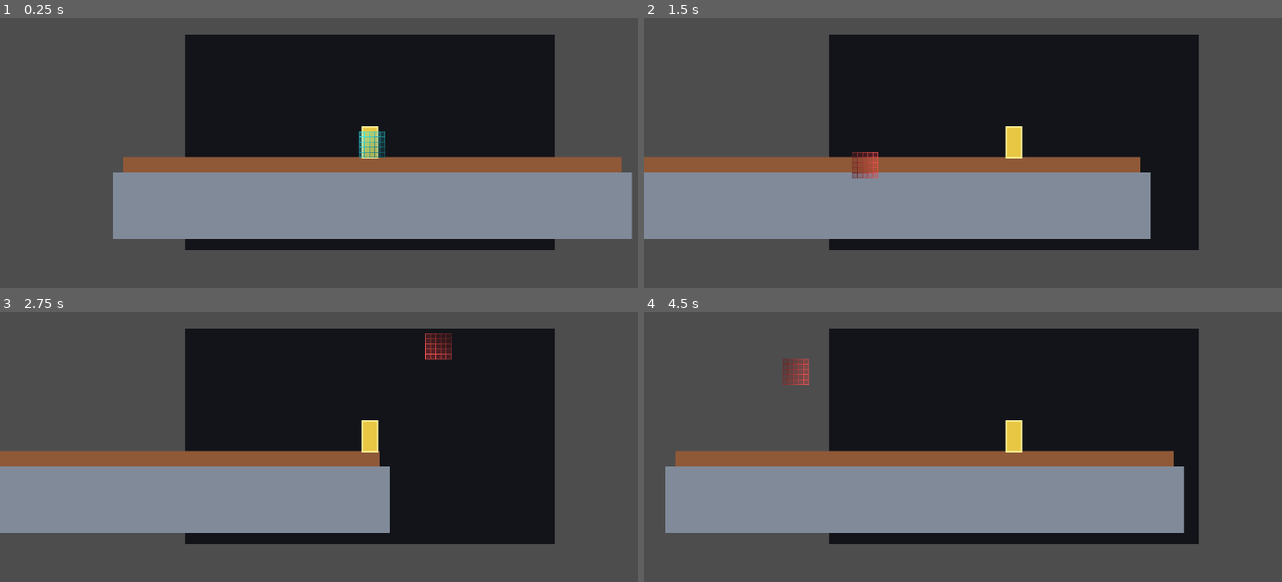
Above: before the commit, frames 1-4 (two rows, left to right).
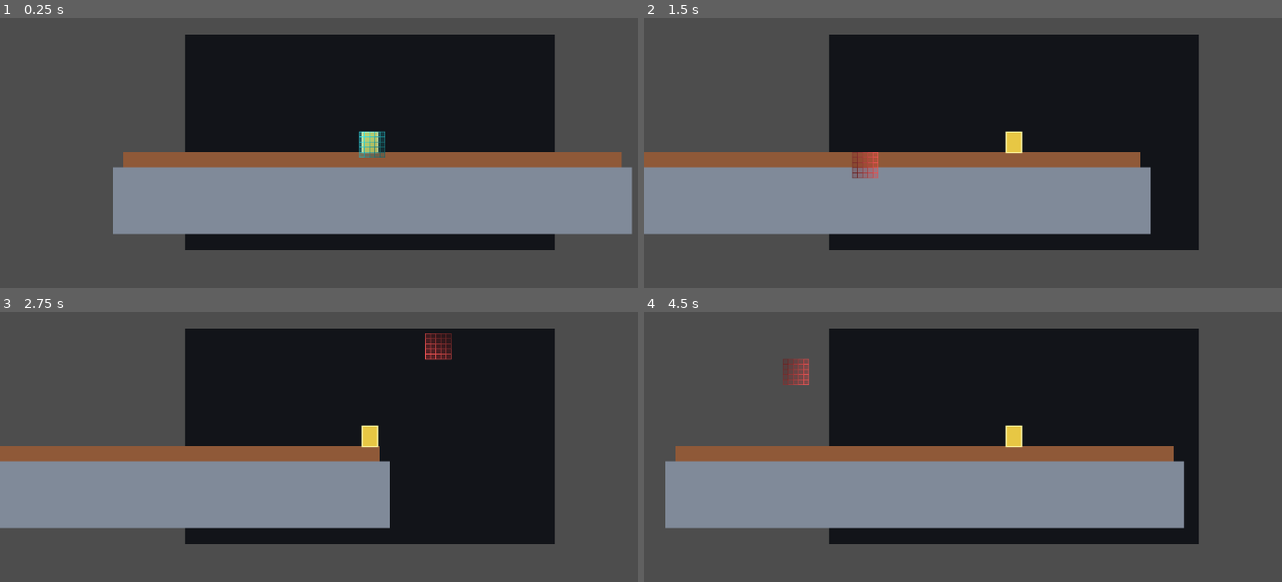
Above: after the commit, the same moments.

Repository: BlissDnD/entitygame
Game: Godot game, scene res://scenes/world/world_scene.tscn
Same seed, same stepped clock (60 frames per second), same inputs: the game is played once before the commit and once after it. This scene is started directly instead of the project's main scene.
Inputs (mouse positions are in pixels of both pictures, inside the frame that each line leads up to):
- Up to frame 1 (0.25 s): no input
- Up to frame 2 (1.5 s): tap Enter at 0.5 s; move the mouse to (1173, 120) at 0.52 s; hold D (move_right) 0.53-1.28 s; click (1173, 120) at 0.67 s; move the mouse to (867, 163) at 1.27 s; hold S (move_down) from 1.28 s (still down)
- Up to frame 3 (2.75 s): tap Space at 2 s; move the mouse to (446, 344) at 2.02 s; release S (move_down) at 2.03 s; hold D (move_right) from 2.03 s (still down)
- Up to frame 4 (4.5 s): move the mouse to (975, 519) at 2.77 s; release D (move_right) at 2.78 s; hold W (move_up) 2.78-3.53 s; click (975, 519) at 2.92 s; move the mouse to (1237, 498) at 3.52 s; hold A (move_left) from 3.53 s (still down); move the mouse to (790, 374) at 4.27 s

The runs differ from the first frame. In frame 1, 5.0% of the frame differs, in the area x 17-100%, y 40-82%; in frame 2, 4.9%; in frame 3, 3.8%; in frame 4, 5.0%, in the area x 3-85%, y 40-82%.

Commit message:
feat: add centralized gameplay tuning system

Diff:
--- a/scenes/world/world_scene.gd
+++ b/scenes/world/world_scene.gd
@@ -1,12 +1,6 @@
 extends Node2D
 
-const VIEW_CELLS_X := 72
-const VIEW_CELLS_Y := 42
-const PLAYER_SPEED := 260.0
-const JUMP_VELOCITY := -360.0
-const GRAVITY := 980.0
-const MINING_RANGE_CELLS := 12.0
-
+const GameplayTuningClass = preload("res://systems/config/gameplay_tuning.gd")
 const WorldConstantsClass = preload("res://systems/world/world_constants.gd")
 const WorldUtilsClass = preload("res://systems/world/world_utils.gd")
 const WorldDataClass = preload("res://systems/world/world_data.gd")
@@ -20,11 +14,11 @@
 var debug_settings: RuntimeDebugSettings = RuntimeDebugSettingsClass.new()
 var world_data: WorldData = WorldDataClass.new()
 var mining_progress_data: MiningProgressData = MiningProgressDataClass.new()
-var player_world_position: Vector2 = Vector2(-12.0, -96.0)
+var player_world_position: Vector2 = GameplayTuningClass.PLAYER_SPAWN_WORLD_POSITION
 var player_velocity: Vector2 = Vector2.ZERO
 var hovered_cell: Vector2i = Vector2i.ZERO
 var mining_center_cell: Vector2i = Vector2i.ZERO
-var debug_enabled: bool = false
+var debug_enabled: bool = GameplayTuningClass.DEBUG_OVERLAY_DEFAULT_ENABLED
 var has_inspected_cell: bool = false
 var inspected_cell: Vector2i = Vector2i.ZERO
 
@@ -94,8 +88,8 @@
 	var cell_size: Vector2i = WorldConstantsClass.CELL_SIZE
 	var view_origin: Vector2 = _get_view_origin_world()
 	var view_size: Vector2 = Vector2(
-		VIEW_CELLS_X * cell_size.x,
-		VIEW_CELLS_Y * cell_size.y
+		GameplayTuningClass.CAMERA_VIEW_CELLS_X * cell_size.x,
+		GameplayTuningClass.CAMERA_VIEW_CELLS_Y * cell_size.y
 	)
 
 	draw_rect(Rect2(view_origin, view_size), Color(0.07, 0.08, 0.1, 1.0), true)
@@ -113,11 +107,11 @@
 	var previous_position: Vector2 = player_world_position
 	var input_axis: float = Input.get_axis("move_left", "move_right")
 
-	player_velocity.x = input_axis * PLAYER_SPEED
-	player_velocity.y += GRAVITY * delta
+	player_velocity.x = input_axis * GameplayTuningClass.PLAYER_MOVE_SPEED
+	player_velocity.y += GameplayTuningClass.PLAYER_GRAVITY * delta
 
 	if Input.is_action_just_pressed("move_up") and _is_player_on_floor():
-		player_velocity.y = JUMP_VELOCITY
+		player_velocity.y = GameplayTuningClass.PLAYER_JUMP_VELOCITY
 
 	_move_player_axis(player_velocity.x * delta, true)
 	_move_player_axis(player_velocity.y * delta, false)
@@ -154,11 +148,15 @@
 			continue
 
 		var falloff_multiplier: float = active_tool_profile.get("mining_falloff_multiplier", 0.45)
-		var order_factor: float = lerpf(
-			1.0,
-			falloff_multiplier,
-			float(index) / float(cell_count)
-		)
+		var order_factor: float = 1.0
+
+		if GameplayTuningClass.MINING_USE_DIRECTIONAL_SPEED_FALLOFF:
+			order_factor = lerpf(
+				1.0,
+				falloff_multiplier,
+				float(index) / float(cell_count)
+			)
+
 		var progress_per_second: float = (debug_settings.mining_power / resistance) * order_factor
 		var progress: float = mining_progress_data.add_progress(cell_position, progress_per_second * delta)
 		changed = true
@@ -202,21 +200,21 @@
 func _draw_player() -> void:
 	var player_rect: Rect2 = Rect2(
 		player_world_position,
-		_get_world_size_from_cells(WorldConstantsClass.PLAYER_SIZE_CELLS)
-	)
-	draw_rect(player_rect, Color(0.98, 0.84, 0.28, 0.92), true)
-	draw_rect(player_rect, Color(1.0, 0.96, 0.62, 1.0), false, 2.0)
+		_get_world_size_from_cells(GameplayTuningClass.PLAYER_SIZE_CELLS)
+	)
+	draw_rect(player_rect, GameplayTuningClass.PLAYER_DEBUG_COLOR, true)
+	draw_rect(player_rect, GameplayTuningClass.PLAYER_DEBUG_OUTLINE_COLOR, false, 2.0)
 
 
 func _draw_mining_range() -> void:
-	var radius_pixels: float = MINING_RANGE_CELLS * WorldConstantsClass.CELL_SIZE.x
+	var radius_pixels: float = GameplayTuningClass.MINING_RANGE_CELLS * WorldConstantsClass.CELL_SIZE.x
 	draw_arc(
 		_get_player_center_world(),
 		radius_pixels,
 		0.0,
 		TAU,
 		96,
-		Color(0.34, 0.66, 1.0, 0.72),
+		GameplayTuningClass.MINING_RANGE_COLOR,
 		1.5
 	)
 
@@ -226,23 +224,27 @@
 		WorldUtilsClass.cell_to_world(hovered_cell),
 		Vector2(WorldConstantsClass.CELL_SIZE)
 	)
-	draw_rect(hovered_rect, Color(1.0, 1.0, 1.0, 0.16), false, 1.0)
+	draw_rect(hovered_rect, GameplayTuningClass.DEBUG_HOVER_CELL_COLOR, false, 1.0)
 
 
 func _draw_mining_preview() -> void:
 	var ordered_cells: Array[Vector2i] = _get_ordered_preview_cells()
 	var cell_count: int = maxi(ordered_cells.size() - 1, 1)
-	var preview_base: Color = Color(0.2, 0.95, 1.0, 0.28)
-	var preview_line: Color = Color(0.2, 0.95, 1.0, 0.95)
+	var preview_base: Color = GameplayTuningClass.MINING_PREVIEW_VALID_FILL_COLOR
+	var preview_line: Color = GameplayTuningClass.MINING_PREVIEW_VALID_OUTLINE_COLOR
 
 	if not _is_mining_target_in_range():
-		preview_base = Color(1.0, 0.25, 0.25, 0.28)
-		preview_line = Color(1.0, 0.35, 0.35, 0.95)
+		preview_base = GameplayTuningClass.MINING_PREVIEW_INVALID_FILL_COLOR
+		preview_line = GameplayTuningClass.MINING_PREVIEW_INVALID_OUTLINE_COLOR
 
 	for index in range(ordered_cells.size()):
 		var cell_position: Vector2i = ordered_cells[index]
 		var traversal_t: float = float(index) / float(cell_count)
-		var brightness: float = lerpf(1.0, 0.42, traversal_t)
+		var brightness: float = lerpf(
+			GameplayTuningClass.MINING_PREVIEW_NEAR_BRIGHTNESS,
+			GameplayTuningClass.MINING_PREVIEW_FAR_BRIGHTNESS,
+			traversal_t
+		)
 		var fill_color: Color = Color(
 			preview_base.r * brightness,
 			preview_base.g * brightness,
@@ -339,7 +341,7 @@
 
 
 func _player_collides_at(test_position: Vector2) -> bool:
-	var player_rect: Rect2 = Rect2(test_position, _get_world_size_from_cells(WorldConstantsClass.PLAYER_SIZE_CELLS))
+	var player_rect: Rect2 = Rect2(test_position, _get_world_size_from_cells(GameplayTuningClass.PLAYER_SIZE_CELLS))
 	var start_cell: Vector2i = WorldUtilsClass.world_to_cell(player_rect.position)
 	var end_cell: Vector2i = WorldUtilsClass.world_to_cell(player_rect.end - Vector2.ONE)
 
@@ -367,21 +369,20 @@
 	world_data.clear()
 	mining_progress_data.clear()
 
-	for x in range(-48, 49):
-		world_data.set_cell(Vector2i(x, 8), WorldConstantsClass.CellType.DIRT)
-		world_data.set_cell(Vector2i(x, 9), WorldConstantsClass.CellType.DIRT)
-		world_data.set_cell(Vector2i(x, 10), WorldConstantsClass.CellType.DIRT)
-
-	for x in range(-50, 51):
-		for y in range(11, 24):
+	for x in range(-GameplayTuningClass.SURFACE_HALF_WIDTH_CELLS, GameplayTuningClass.SURFACE_HALF_WIDTH_CELLS + 1):
+		for y in range(GameplayTuningClass.SURFACE_START_DEPTH, GameplayTuningClass.SURFACE_START_DEPTH + GameplayTuningClass.SURFACE_DEPTH):
+			world_data.set_cell(Vector2i(x, y), WorldConstantsClass.CellType.DIRT)
+
+	for x in range(-GameplayTuningClass.STONE_HALF_WIDTH_CELLS, GameplayTuningClass.STONE_HALF_WIDTH_CELLS + 1):
+		for y in range(GameplayTuningClass.STONE_LAYER_START_DEPTH, GameplayTuningClass.STONE_LAYER_END_DEPTH + 1):
 			world_data.set_cell(Vector2i(x, y), WorldConstantsClass.CellType.STONE)
 
 
 func _get_view_origin_world() -> Vector2:
 	var cell_size: Vector2i = WorldConstantsClass.CELL_SIZE
 	return _get_player_center_world() - Vector2(
-		(VIEW_CELLS_X * cell_size.x) * 0.5,
-		(VIEW_CELLS_Y * cell_size.y) * 0.5
+		(GameplayTuningClass.CAMERA_VIEW_CELLS_X * cell_size.x) * 0.5,
+		(GameplayTuningClass.CAMERA_VIEW_CELLS_Y * cell_size.y) * 0.5
 	)
 
 
@@ -460,11 +461,11 @@
 func _is_mining_target_in_range() -> bool:
 	var player_center_world: Vector2 = _get_player_center_world()
 	var target_center_world: Vector2 = _get_cell_center_world(mining_center_cell)
-	return player_center_world.distance_to(target_center_world) <= MINING_RANGE_CELLS * WorldConstantsClass.CELL_SIZE.x
+	return player_center_world.distance_to(target_center_world) <= GameplayTuningClass.MINING_RANGE_CELLS * WorldConstantsClass.CELL_SIZE.x
 
 
 func _get_player_center_world() -> Vector2:
-	return player_world_position + (_get_world_size_from_cells(WorldConstantsClass.PLAYER_SIZE_CELLS) * 0.5)
+	return player_world_position + (_get_world_size_from_cells(GameplayTuningClass.PLAYER_SIZE_CELLS) * 0.5)
 
 
 func _get_cell_center_world(cell_position: Vector2i) -> Vector2:
@@ -504,11 +505,11 @@
 func _get_damage_stage_brightness(damage_stage: int) -> float:
 	match damage_stage:
 		1:
-			return 0.88
+			return GameplayTuningClass.DAMAGE_STAGE_25_BRIGHTNESS
 		2:
-			return 0.72
+			return GameplayTuningClass.DAMAGE_STAGE_50_BRIGHTNESS
 		3:
-			return 0.56
+			return GameplayTuningClass.DAMAGE_STAGE_75_BRIGHTNESS
 		_:
 			return 1.0
 
@@ -548,6 +549,10 @@
 
 func _refresh_godmode_ui() -> void:
 	_update_godmode_visibility()
+	mining_power_slider.min_value = GameplayTuningClass.MINING_POWER_MIN
+	mining_power_slider.max_value = GameplayTuningClass.MINING_POWER_MAX
+	mining_radius_slider.min_value = GameplayTuningClass.MINING_RADIUS_MIN
+	mining_radius_slider.max_value = GameplayTuningClass.MINING_RADIUS_MAX
 	mining_power_slider.value = debug_settings.mining_power
 	mining_power_value.text = "Power %d" % int(round(debug_settings.mining_power))
 	mining_radius_slider.value = debug_settings.mining_radius
--- /dev/null
+++ b/systems/config/gameplay_tuning.gd
@@ -0,0 +1,194 @@
+class_name GameplayTuning
+extends RefCounted
+
+const WorldConstantsClass = preload("res://systems/world/world_constants.gd")
+
+
+# Mining
+# Base mining power used by the default tool profile and developer controls.
+# Expected range: 1.0 to 100.0.
+# Used by: `mining_tool_profiles.gd`, `runtime_debug_settings.gd`.
+const DEFAULT_MINING_POWER: float = 150.0
+
+# Base logical mining radius used by the default tool profile and developer controls.
+# Expected range: 1 to 10.
+# Used by: `mining_tool_profiles.gd`, `runtime_debug_settings.gd`.
+const DEFAULT_MINING_RADIUS: int = 2
+
+# Maximum world-space mining reach from the player center, measured in logical cells.
+# Used by: `world_scene.gd`.
+const MINING_RANGE_CELLS: float = 12.0
+
+# Distance-based excavation speed reduction for farther cells in traversal order.
+# Lower values make far cells mine more slowly.
+# Used by: `mining_tool_profiles.gd`, `world_scene.gd`.
+const MINING_PROGRESS_FALLOFF: float = 0.90
+
+# Controls whether directional traversal also applies speed falloff.
+# `true`: nearer cells mine faster and farther cells mine slower.
+# `false`: all cells mine at the same speed regardless of distance/order.
+# Used by: `world_scene.gd`.
+const MINING_USE_DIRECTIONAL_SPEED_FALLOFF: bool = false
+
+# Default mining shape for the active mining tool and developer controls.
+# Used by: `mining_tool_profiles.gd`, `runtime_debug_settings.gd`.
+const DEFAULT_MINING_SHAPE: int = WorldConstantsClass.ToolShape.SQUARE
+
+# Allowed developer tuning bounds for runtime mining power edits.
+# Used by: `runtime_debug_settings.gd`.
+const MINING_POWER_MIN: float = 1.0
+const MINING_POWER_MAX: float = 500.0
+
+# Allowed developer tuning bounds for runtime mining radius edits.
+# Used by: `runtime_debug_settings.gd`.
+const MINING_RADIUS_MIN: int = 1
+const MINING_RADIUS_MAX: int = 10
+
+
+# Movement
+# Prototype player size in logical cells.
+# Used by: `world_scene.gd`.
+const PLAYER_SIZE_CELLS: Vector2i = Vector2i(3, 4)
+
+# Horizontal player movement speed in world pixels per second.
+# Used by: `world_scene.gd`.
+const PLAYER_MOVE_SPEED: float = 260.0
+
+# Upward jump launch speed for the prototype player.
+# Used by: `world_scene.gd`.
+const PLAYER_JUMP_VELOCITY: float = -360.0
+
+# Downward gravity acceleration for the prototype player.
+# Used by: `world_scene.gd`.
+const PLAYER_GRAVITY: float = 980.0
+
+# Initial player spawn position in world space for the prototype scene.
+# Used by: `world_scene.gd`.
+const PLAYER_SPAWN_WORLD_POSITION: Vector2 = Vector2(-12.0, -96.0)
+
+# Number of logical cells visible horizontally in the prototype camera framing.
+# Used by: `world_scene.gd`.
+const CAMERA_VIEW_CELLS_X: int = 72
+
+# Number of logical cells visible vertically in the prototype camera framing.
+# Used by: `world_scene.gd`.
+const CAMERA_VIEW_CELLS_Y: int = 42
+
+# Draw color for the prototype player fill.
+# Used by: `world_scene.gd`.
+const PLAYER_DEBUG_COLOR: Color = Color(0.98, 0.84, 0.28, 0.92)
+
+# Draw color for the prototype player outline.
+# Used by: `world_scene.gd`.
+const PLAYER_DEBUG_OUTLINE_COLOR: Color = Color(1.0, 0.96, 0.62, 1.0)
+
+
+# Developer Debug
+# Whether the godmode developer panel starts enabled by default.
+# Used by: `runtime_debug_settings.gd`.
+const GODMODE_DEFAULT_ENABLED: bool = false
+
+# Default mining power shown in the godmode developer controls.
+# Expected range: 1.0 to 100.0.
+# Used by: `runtime_debug_settings.gd`.
+const GODMODE_DEFAULT_MINING_POWER: float = DEFAULT_MINING_POWER
+
+# Default mining radius shown in the godmode developer controls.
+# Expected range: 1 to 10.
+# Used by: `runtime_debug_settings.gd`.
+const GODMODE_DEFAULT_RADIUS: int = DEFAULT_MINING_RADIUS
+
+# Default mining shape shown in the godmode developer controls.
+# Used by: `runtime_debug_settings.gd`.
+const GODMODE_DEFAULT_SHAPE: int = DEFAULT_MINING_SHAPE
+
+# Whether the debug overlay text/visualization starts enabled by default.
+# Used by: `world_scene.gd`.
+const DEBUG_OVERLAY_DEFAULT_ENABLED: bool = false
+
+# Hovered cell outline color for debug visualization.
+# Used by: `world_scene.gd`.
+const DEBUG_HOVER_CELL_COLOR: Color = Color(1.0, 1.0, 1.0, 0.16)
+
+
+# Terrain
+# First logical dirt row generated in the prototype terrain.
+# Used by: `world_scene.gd`.
+const SURFACE_START_DEPTH: int = 8
+
+# Number of dirt rows generated at the prototype surface.
+# Used by: `world_scene.gd`.
+const SURFACE_DEPTH: int = 3
+
+# First logical row that begins the stone layer.
+# Used by: `world_scene.gd`.
+const STONE_LAYER_START_DEPTH: int = 11
+
+# Last logical row included in the prototype stone layer.
+# Used by: `world_scene.gd`.
+const STONE_LAYER_END_DEPTH: int = 23
+
+# Horizontal half-width of generated surface terrain in logical cells.
+# Used by: `world_scene.gd`.
+const SURFACE_HALF_WIDTH_CELLS: int = 48
+
+# Horizontal half-width of generated stone terrain in logical cells.
+# Used by: `world_scene.gd`.
+const STONE_HALF_WIDTH_CELLS: int = 50
+
+
+# Materials
+# Mining resistance for dirt cells.
+# Used by: `world_materials.gd`.
+const DIRT_MINING_RESISTANCE: float = 10.0
+
+# Mining resistance for stone cells.
+# Used by: `world_materials.gd`.
+const STONE_MINING_RESISTANCE: float = 50.0
+
+# Draw-based terrain colors for developer visualization.
+# Used by: `world_materials.gd`.
+const DIRT_DEBUG_COLOR: Color = Color(0.56, 0.35, 0.22, 1.0)
+const STONE_DEBUG_COLOR: Color = Color(0.5, 0.54, 0.6, 1.0)
+
+
+# Mining Visualization
+# Range indicator color for debug overlay rendering.
+# Used by: `world_scene.gd`.
+const MINING_RANGE_COLOR: Color = Color(0.34, 0.66, 1.0, 0.72)
+
+# Valid mining preview base color.
+# Used by: `world_scene.gd`.
+const MINING_PREVIEW_VALID_FILL_COLOR: Color = Color(0.2, 0.95, 1.0, 0.28)
+
+# Valid mining preview outline color.
+# Used by: `world_scene.gd`.
+const MINING_PREVIEW_VALID_OUTLINE_COLOR: Color = Color(0.2, 0.95, 1.0, 0.95)
+
+# Invalid mining preview base color.
+# Used by: `world_scene.gd`.
+const MINING_PREVIEW_INVALID_FILL_COLOR: Color = Color(1.0, 0.25, 0.25, 0.28)
+
+# Invalid mining preview outline color.
+# Used by: `world_scene.gd`.
+const MINING_PREVIEW_INVALID_OUTLINE_COLOR: Color = Color(1.0, 0.35, 0.35, 0.95)
+
+# Traversal preview brightness for the first cells in excavation order.
+# Used by: `world_scene.gd`.
+const MINING_PREVIEW_NEAR_BRIGHTNESS: float = 1.0
+
+# Traversal preview brightness for the farthest cells in excavation order.
+# Used by: `world_scene.gd`.
+const MINING_PREVIEW_FAR_BRIGHTNESS: float = 0.42
+
+# Terrain brightness multiplier at 25 percent damage.
+# Used by: `world_scene.gd`.
+const DAMAGE_STAGE_25_BRIGHTNESS: float = 0.88
+
+# Terrain brightness multiplier at 50 percent damage.
+# Used by: `world_scene.gd`.
+const DAMAGE_STAGE_50_BRIGHTNESS: float = 0.72
+
+# Terrain brightness multiplier at 75 percent damage.
+# Used by: `world_scene.gd`.
+const DAMAGE_STAGE_75_BRIGHTNESS: float = 0.56
--- a/systems/world/mining_tool_profiles.gd
+++ b/systems/world/mining_tool_profiles.gd
@@ -1,14 +1,14 @@
 class_name MiningToolProfiles
 extends RefCounted
 
-const WorldConstantsClass = preload("res://systems/world/world_constants.gd")
+const GameplayTuningClass = preload("res://systems/config/gameplay_tuning.gd")
 
 const PROFILES := {
 	"starter_pickaxe": {
-		"mining_power": 10.0,
-		"mining_shape": WorldConstantsClass.ToolShape.SQUARE,
-		"mining_radius": 2,
-		"mining_falloff_multiplier": 0.45,
+		"mining_power": GameplayTuningClass.DEFAULT_MINING_POWER,
+		"mining_shape": GameplayTuningClass.DEFAULT_MINING_SHAPE,
+		"mining_radius": GameplayTuningClass.DEFAULT_MINING_RADIUS,
+		"mining_falloff_multiplier": GameplayTuningClass.MINING_PROGRESS_FALLOFF,
 	}
 }
 
--- a/systems/world/runtime_debug_settings.gd
+++ b/systems/world/runtime_debug_settings.gd
@@ -1,39 +1,34 @@
 class_name RuntimeDebugSettings
 extends RefCounted
 
-const WorldConstantsClass = preload("res://systems/world/world_constants.gd")
+const GameplayTuningClass = preload("res://systems/config/gameplay_tuning.gd")
 
-const MINING_POWER_MIN := 1.0
-const MINING_POWER_MAX := 100.0
-const MINING_RADIUS_MIN := 1
-const MINING_RADIUS_MAX := 10
-
-var mining_power: float = 10.0
-var mining_shape: int = WorldConstantsClass.ToolShape.SQUARE
-var mining_radius: int = 2
-var godmode_enabled: bool = false
+var mining_power: float = GameplayTuningClass.GODMODE_DEFAULT_MINING_POWER
+var mining_shape: int = GameplayTuningClass.GODMODE_DEFAULT_SHAPE
+var mining_radius: int = GameplayTuningClass.GODMODE_DEFAULT_RADIUS
+var godmode_enabled: bool = GameplayTuningClass.GODMODE_DEFAULT_ENABLED
 
 
 func apply_tool_profile(tool_profile: Dictionary) -> void:
-	set_mining_power(float(tool_profile.get("mining_power", mining_power)))
-	set_mining_shape(int(tool_profile.get("mining_shape", mining_shape)))
-	set_mining_radius(int(tool_profile.get("mining_radius", mining_radius)))
+	set_mining_power(float(tool_profile.get("mining_power", GameplayTuningClass.GODMODE_DEFAULT_MINING_POWER)))
+	set_mining_shape(int(tool_profile.get("mining_shape", GameplayTuningClass.GODMODE_DEFAULT_SHAPE)))
+	set_mining_radius(int(tool_profile.get("mining_radius", GameplayTuningClass.GODMODE_DEFAULT_RADIUS)))
 
 
 func set_mining_power(value: float) -> void:
-	mining_power = clampf(value, MINING_POWER_MIN, MINING_POWER_MAX)
+	mining_power = clampf(value, GameplayTuningClass.MINING_POWER_MIN, GameplayTuningClass.MINING_POWER_MAX)
 
 
 func set_mining_shape(value: int) -> void:
-	if value == WorldConstantsClass.ToolShape.CIRCLE:
-		mining_shape = WorldConstantsClass.ToolShape.CIRCLE
+	if value == GameplayTuningClass.WorldConstantsClass.ToolShape.CIRCLE:
+		mining_shape = GameplayTuningClass.WorldConstantsClass.ToolShape.CIRCLE
 		return
 
-	mining_shape = WorldConstantsClass.ToolShape.SQUARE
+	mining_shape = GameplayTuningClass.WorldConstantsClass.ToolShape.SQUARE
 
 
 func set_mining_radius(value: int) -> void:
-	mining_radius = clampi(value, MINING_RADIUS_MIN, MINING_RADIUS_MAX)
+	mining_radius = clampi(value, GameplayTuningClass.MINING_RADIUS_MIN, GameplayTuningClass.MINING_RADIUS_MAX)
 
 
 func set_godmode_enabled(value: bool) -> void:
--- a/systems/world/world_materials.gd
+++ b/systems/world/world_materials.gd
@@ -2,18 +2,19 @@
 extends RefCounted
 
 const WorldConstantsClass = preload("res://systems/world/world_constants.gd")
+const GameplayTuningClass = preload("res://systems/config/gameplay_tuning.gd")
 
 const MATERIALS := {
 	WorldConstantsClass.CellType.DIRT: {
 		"display_name": "DIRT",
-		"mining_resistance": 10.0,
-		"debug_color": Color(0.56, 0.35, 0.22, 1.0),
+		"mining_resistance": GameplayTuningClass.DIRT_MINING_RESISTANCE,
+		"debug_color": GameplayTuningClass.DIRT_DEBUG_COLOR,
 		"material_tags": ["solid", "dirt", "mineable"],
 	},
 	WorldConstantsClass.CellType.STONE: {
 		"display_name": "STONE",
-		"mining_resistance": 50.0,
-		"debug_color": Color(0.5, 0.54, 0.6, 1.0),
+		"mining_resistance": GameplayTuningClass.STONE_MINING_RESISTANCE,
+		"debug_color": GameplayTuningClass.STONE_DEBUG_COLOR,
 		"material_tags": ["solid", "stone", "mineable"],
 	},
 }
Not shown, added: systems/config/gameplay_tuning.gd.uid
